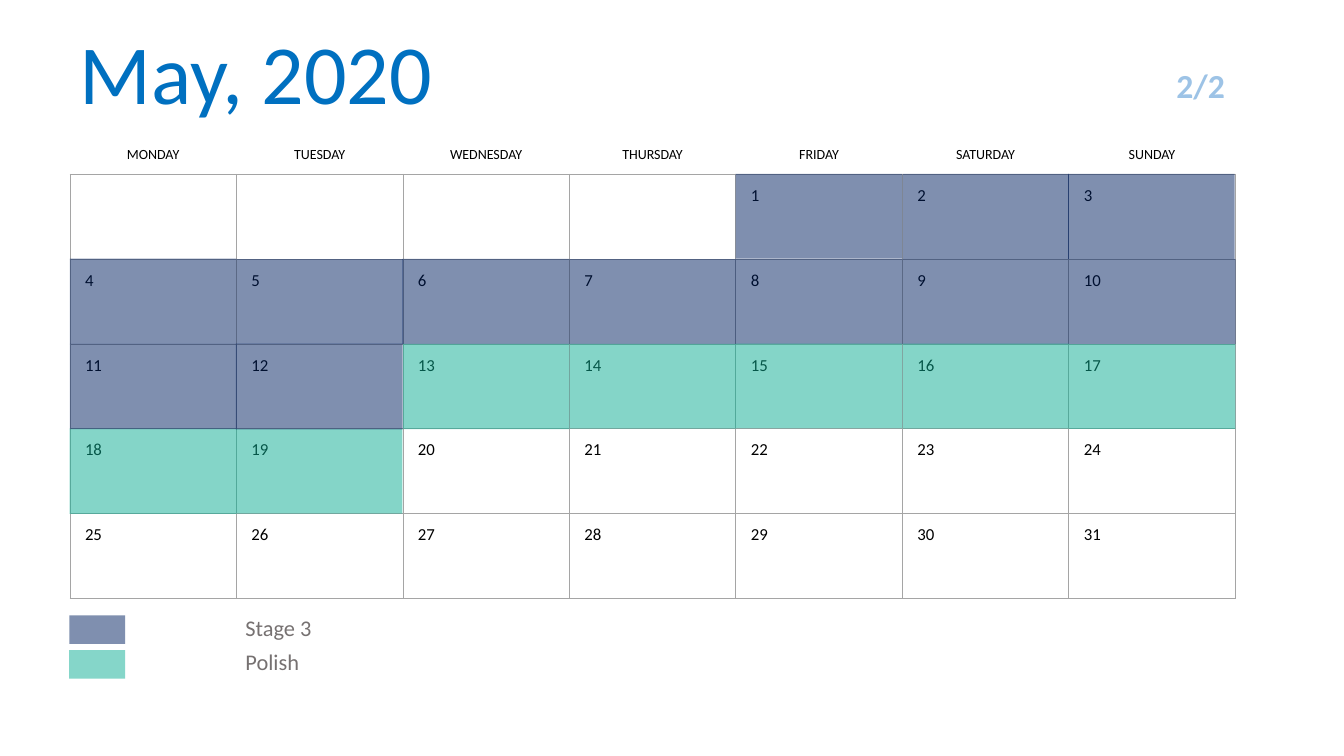
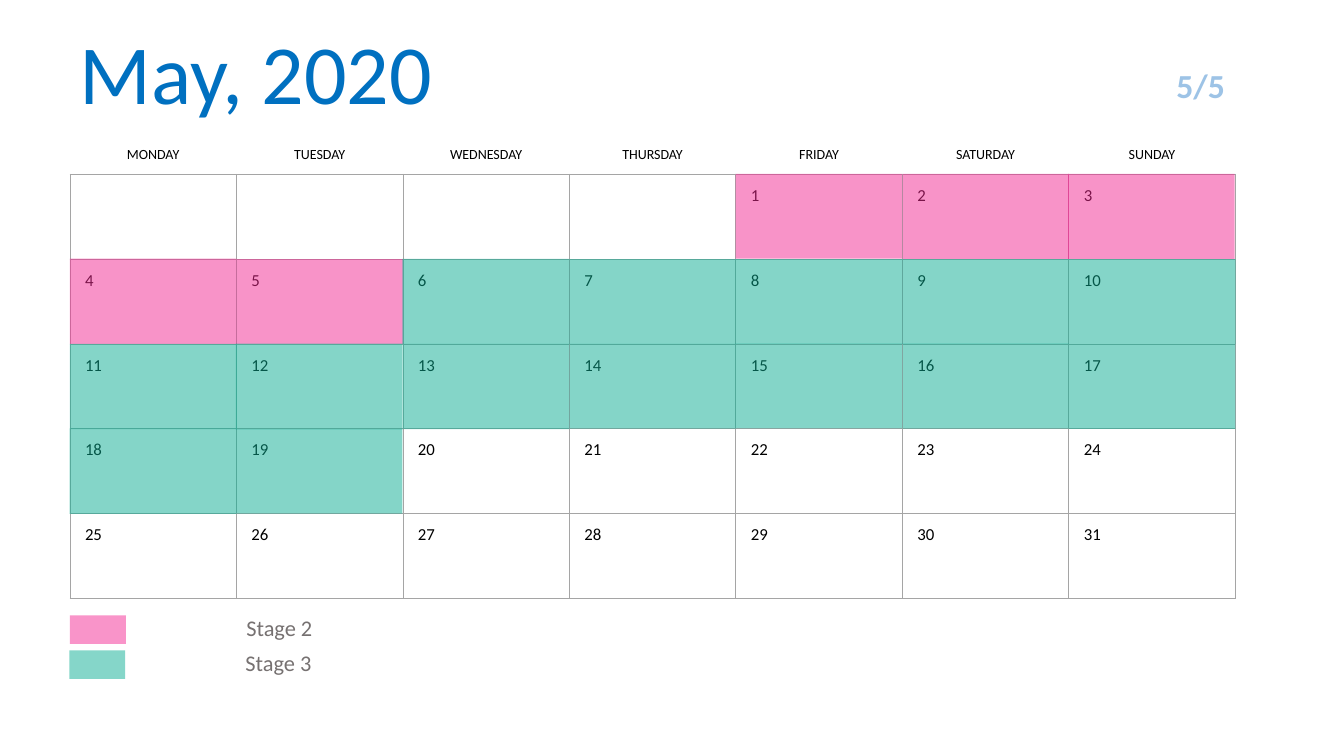
Before and after one commit to CountOneTwo/LevelWithMe, a slide deck: slide 5 of _OTHER FILES/Organization/Project Plan/Project Plan.pptx. Drawn at 1344x756 pixels with LibreOffice and Linux fonts; fonts in the diff are those of the drawing. Boxes give left, top, right and bottom in pixels: in the first picture for what was removed or moved away, otherwise in the second. Text is boxed around its words. In the diff, an @@ line names an element or a change of style, - is before the commit and + after.

```diff
--- a/_OTHER FILES/Organization/Project Plan/Project Plan.pptx
+++ b/_OTHER FILES/Organization/Project Plan/Project Plan.pptx
@@ text at box(1176, 74, 1224, 100): text changed @@
-2/2
+5/5
@@ fill #002060 at 50% opacity to #F32993 at 50% opacity in 5 elements at box(237, 259, 403, 344), box(736, 173, 902, 258), box(70, 259, 236, 345), box(902, 174, 1069, 259), box(1069, 174, 1235, 259) @@
@@ fill #002060 at 50% opacity to #0BAD92 at 50% opacity in 7 elements at box(402, 259, 570, 345), box(70, 344, 236, 430), box(736, 259, 902, 344), box(902, 259, 1069, 344), box(1070, 259, 1236, 344), box(570, 259, 736, 344), box(236, 344, 402, 430) @@
@@ rectangle at box(70, 616, 126, 644): fill #7F8FAF to #F994C9 @@
@@ text added at box(246, 621, 312, 640), 16 pt, text #767171 @@
+Stage 2
@@ text "Stage 3": place and size @@
-text "Stage 3" at box(245, 621, 311, 640)
+text "Stage 3" at box(245, 656, 311, 675)
@@ text removed at box(245, 654, 299, 670) @@
-Polish
```
Also in this commit, not shown: 4 other slides changed, 10 other files.
